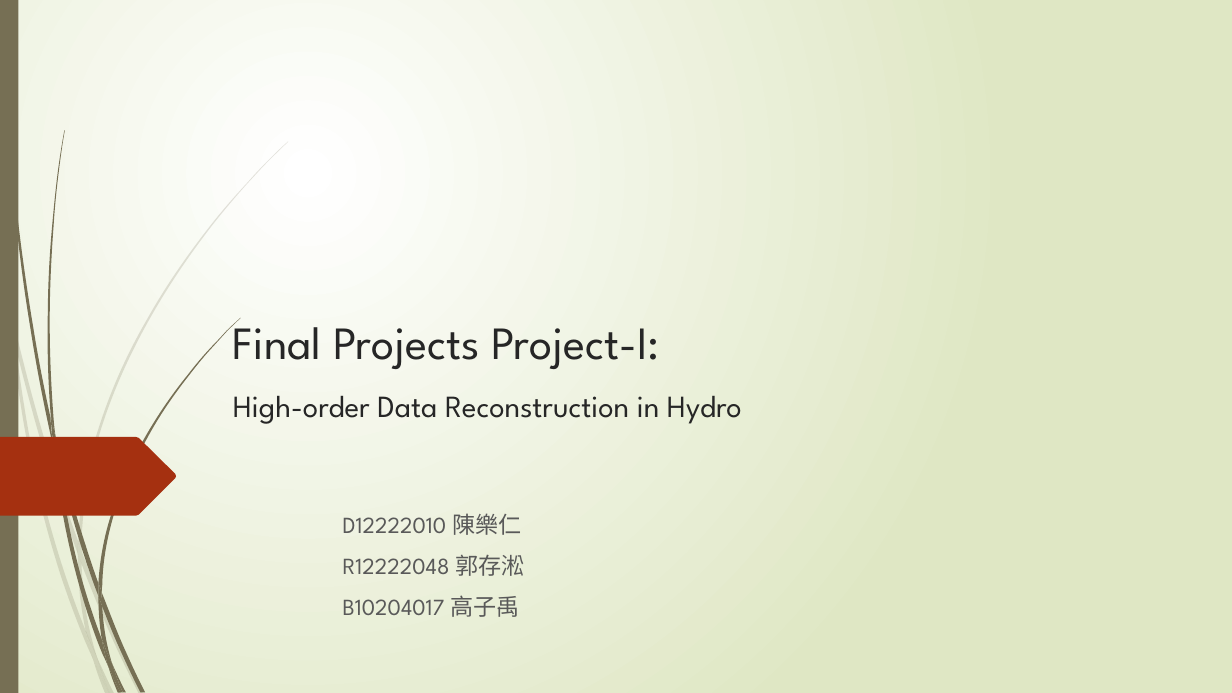
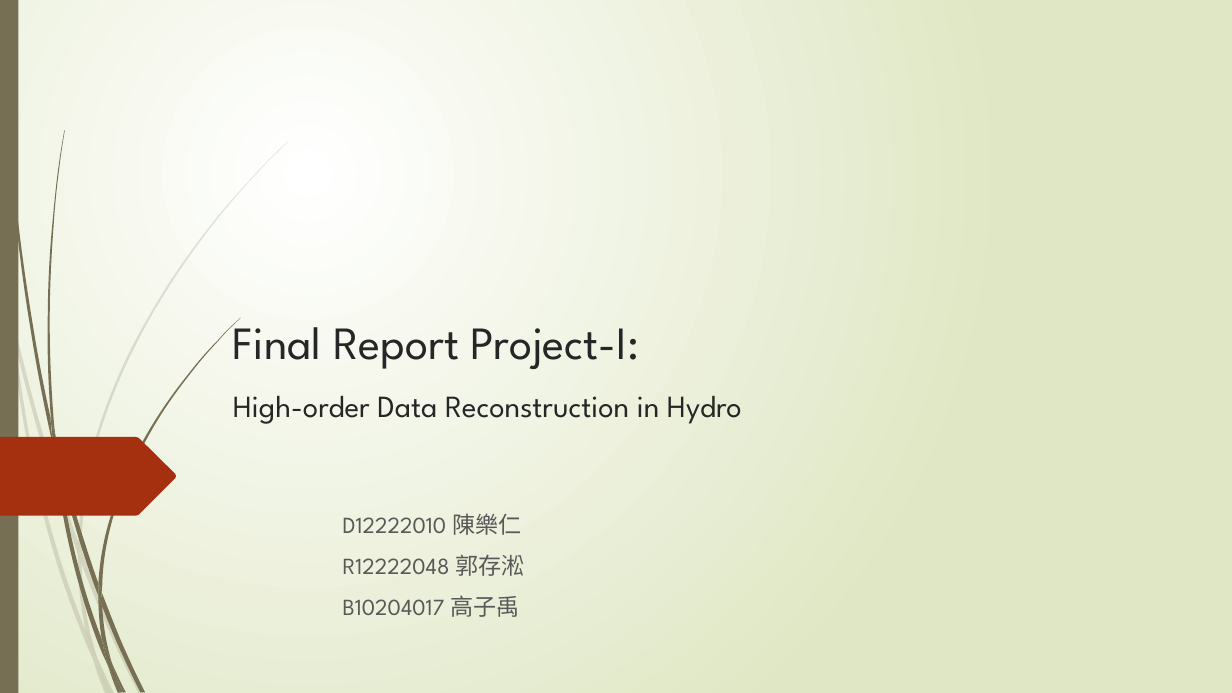
Before and after one commit to TsunSungKuo/ComputAstroPhys_GroupReport, a slide deck: slide 1 of ca_team_project.pptx. Drawn at 1232x693 pixels with LibreOffice and Linux fonts; fonts in the diff are those of the drawing. Boxes give left, top, right and bottom in pixels: in the first picture for what was removed or moved away, otherwise in the second. Text is boxed around its words. In the diff, an @@ line names an element or a change of style, - is before the commit and + after.

```diff
--- a/ca_team_project.pptx
+++ b/ca_team_project.pptx
@@ title at bbox=[233, 318, 742, 424]: text changed @@
-Final Projects Project-I:
-High-order Data Reconstruction in Hydro
+Final Report Project-I:
+High-order Data Reconstruction in Hydro
```
Also in this commit, not shown: 5 slides added, 1 slide removed.
